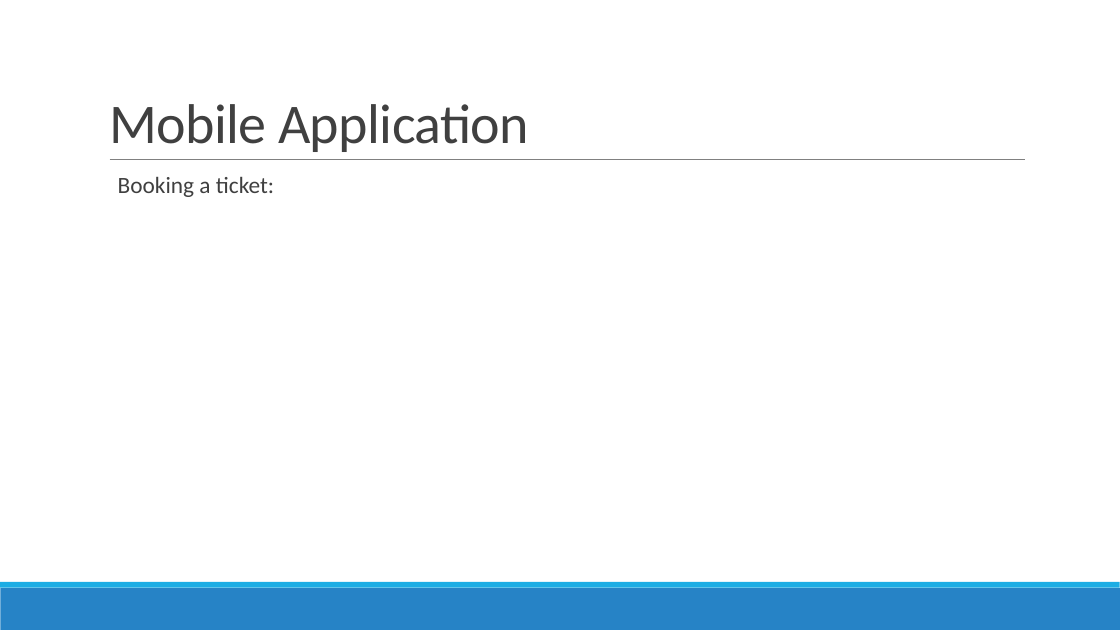
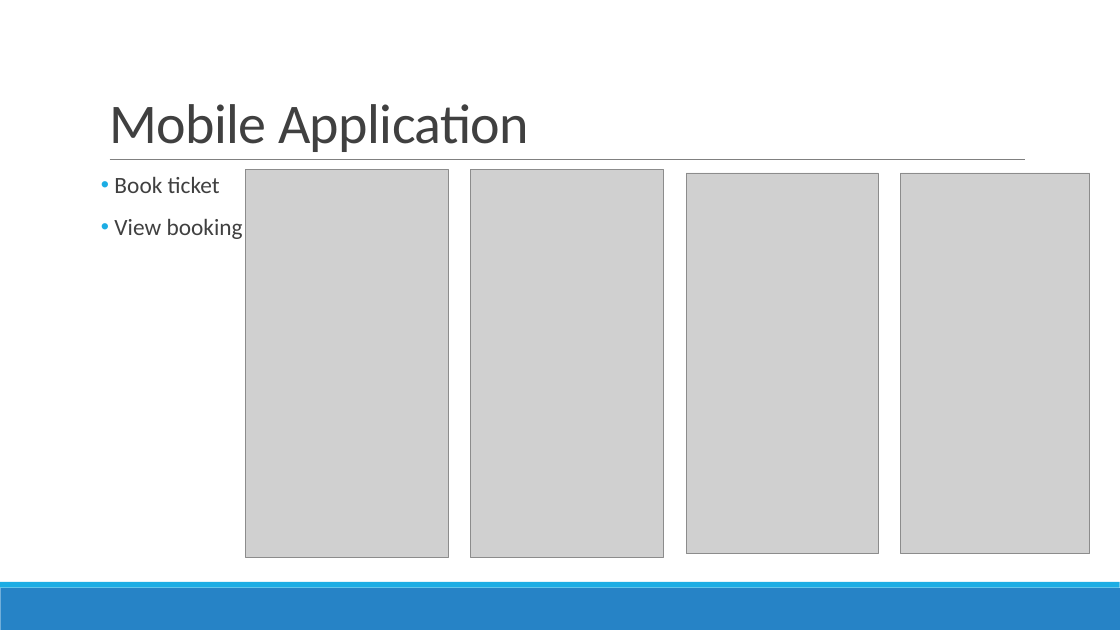
Before and after one commit to GoelBiju/Travel-Management-System, a slide deck: slide 9 of Documents/Presentation/PRCS252E - Presentation.pptx (slide 11 before the commit). Drawn at 1120x630 pixels with LibreOffice and Linux fonts; fonts in the diff are those of the drawing; grey boxes stand for pictures. Boxes give left, top, right and bottom in pixels: in the first picture for what was removed or moved away, otherwise in the second. Text is boxed around its words. In the diff, an @@ line names an element or a change of style, - is before the commit and + after.

Commit message:
Added screenshots to presentation

```diff
--- a/Documents/Presentation/PRCS252E - Presentation.pptx
+++ b/Documents/Presentation/PRCS252E - Presentation.pptx
@@ text at box(114, 177, 243, 239): text changed @@
-  Booking a ticket:
+• Book ticket
+• View booking
@@ picture added at box(246, 170, 449, 558) @@
@@ picture added at box(471, 170, 664, 558) @@
@@ picture added at box(686, 173, 879, 554) @@
@@ picture added at box(901, 173, 1090, 554) @@
```
Also in this commit, not shown: 11 other slides changed, 8 slides removed.
